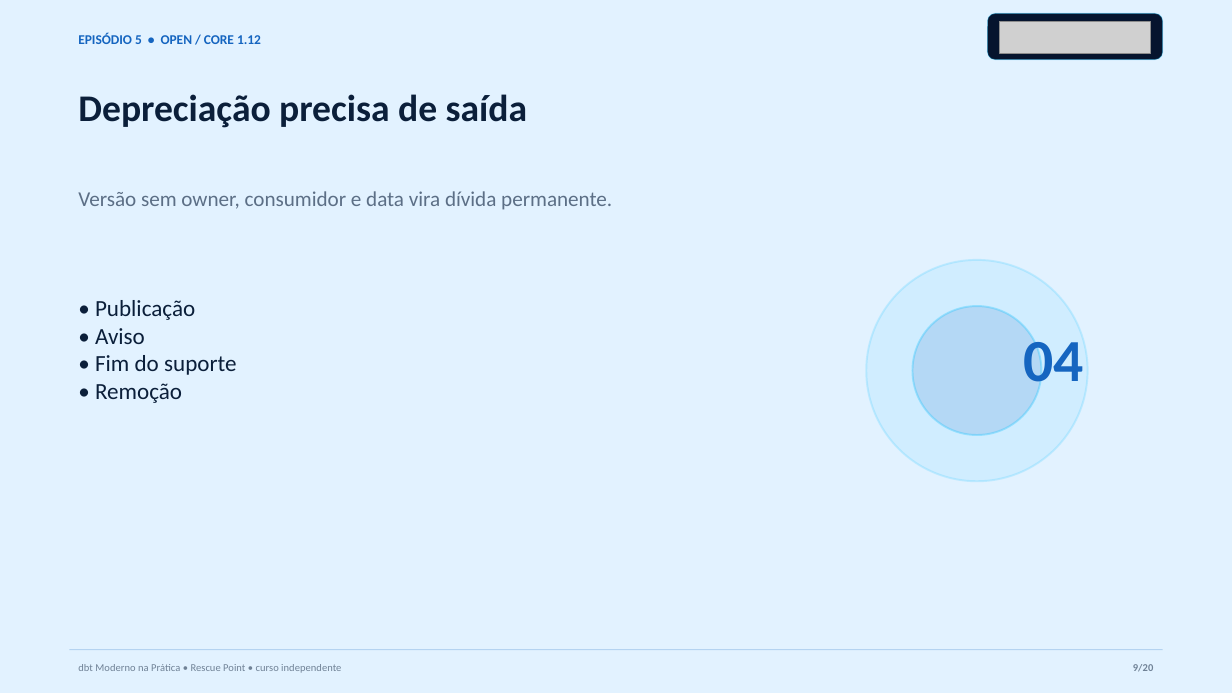
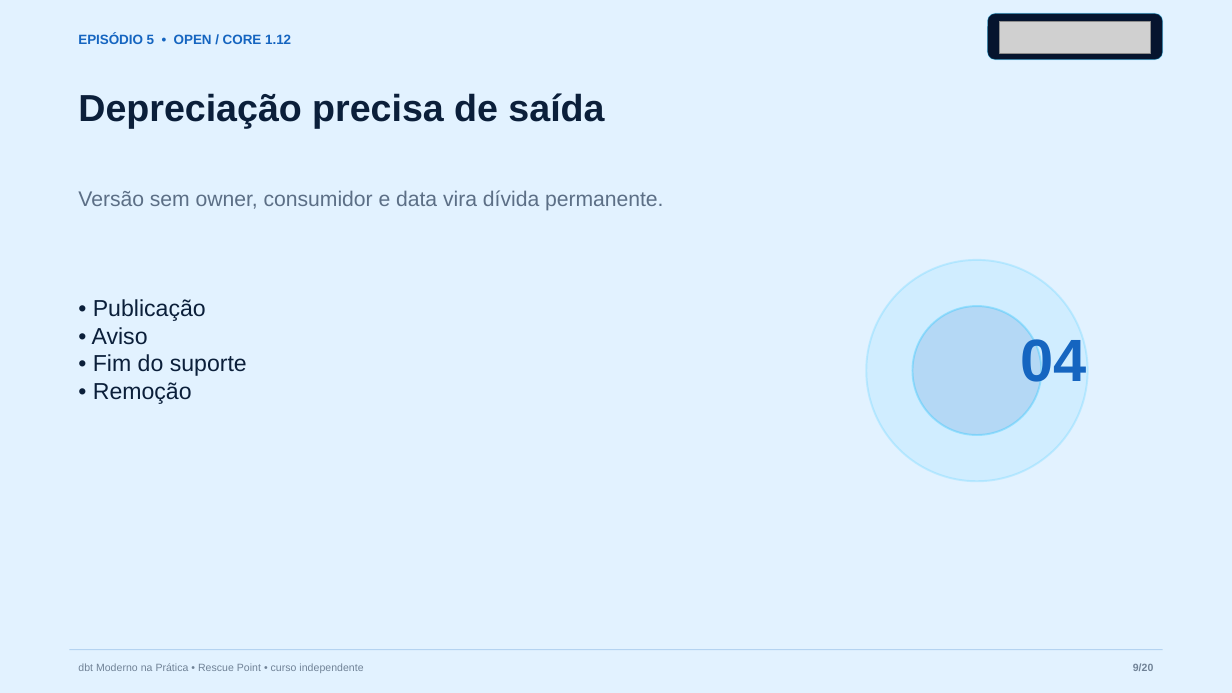
Before and after one commit to AnselmoBorges/dbt-moderno-na-pratica, a slide deck: slide 9 of assets/decks/episodio-05-contratos-versoes.pptx. Drawn at 1232x693 pixels with LibreOffice and Linux fonts; fonts in the diff are those of the drawing; grey boxes stand for pictures. Boxes give left, top, right and bottom in pixels: in the first picture for what was removed or moved away, otherwise in the second. Text is boxed around its words. In the diff, an @@ line names an element or a change of style, - is before the commit and + after.

Commit message:
Atualiza o laboratório e as aulas para dbt Core 1.12.7
* Atualiza o laboratório e as aulas para dbt Core 1.12.7

* Fixa dependência compatível com o servidor dbt MCP

* Garante UTF-8 nos comandos do laboratório

---------

```diff
--- a/assets/decks/episodio-05-contratos-versoes.pptx
+++ b/assets/decks/episodio-05-contratos-versoes.pptx
@@ font Calibri to Arial in 7 elements at (x1=78, y1=93, x2=604, y2=128), (x1=78, y1=190, x2=663, y2=211), (x1=92, y1=299, x2=247, y2=404), (x1=1021, y1=334, x2=1087, y2=393), (x1=78, y1=34, x2=291, y2=44), (x1=78, y1=663, x2=363, y2=673), (x1=1133, y1=663, x2=1154, y2=671) @@
```
Also in this commit, not shown: 19 other slides changed, 35 other files.
